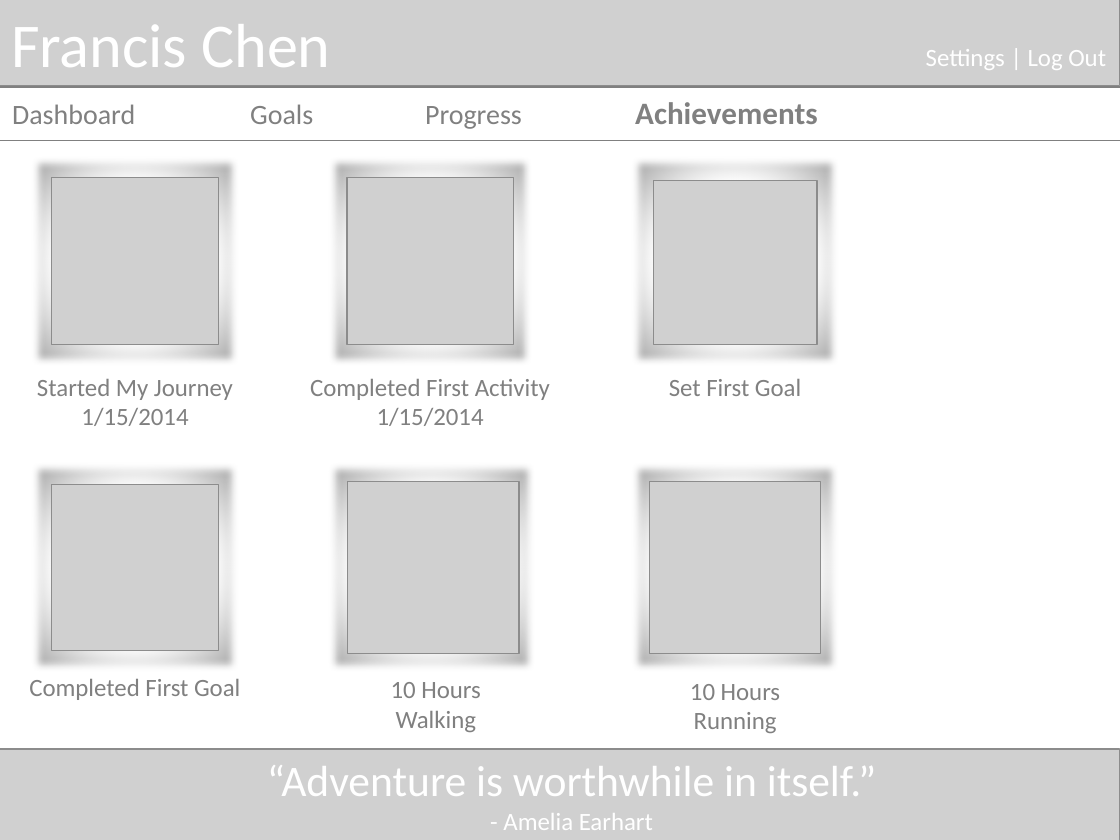
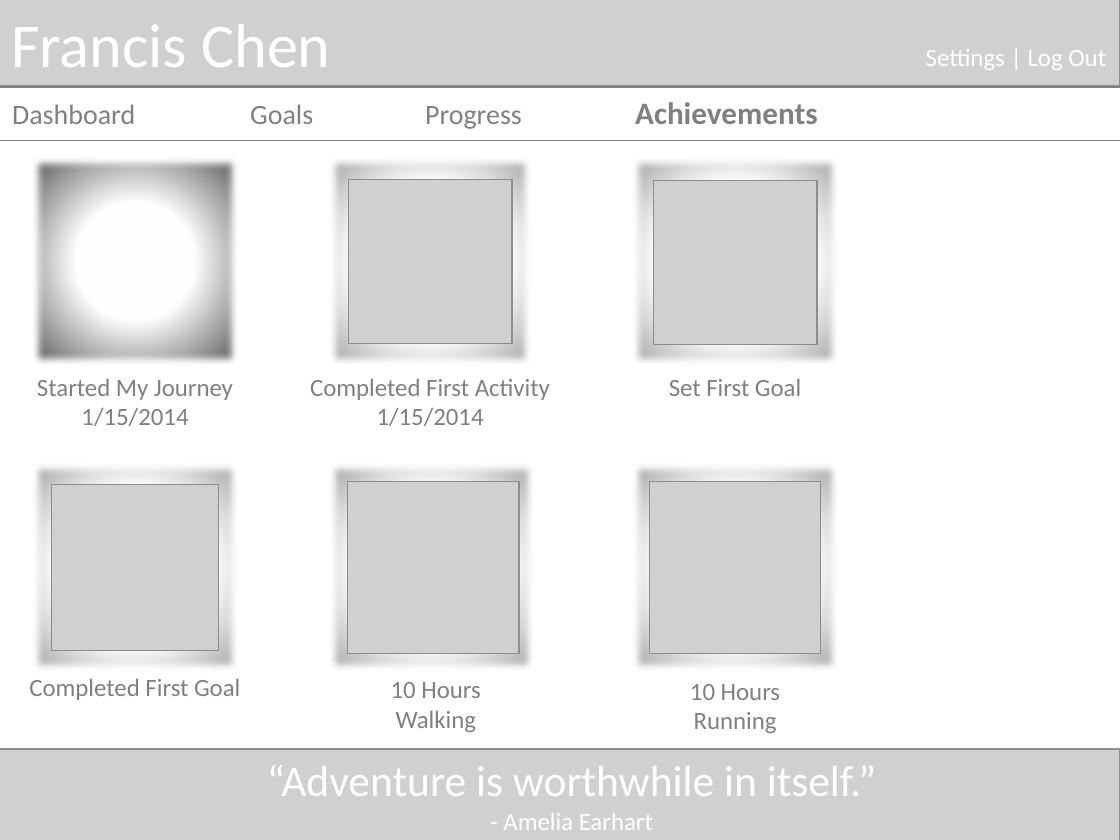
Before and after one commit to fxchen12/AlphaBrosPublic, a slide deck: slide 1 of docs/Mockups/First Draft/Draft Achievements Mockup.pptx. Drawn at 1120x840 pixels with LibreOffice and Linux fonts; fonts in the diff are those of the drawing; grey boxes stand for pictures. Boxes give left, top, right and bottom in pixels: in the first picture for what was removed or moved away, otherwise in the second. Text is boxed around its words. In the diff, an @@ line names an element or a change of style, - is before the commit and + after.

```diff
--- a/docs/Mockups/First Draft/Draft Achievements Mockup.pptx
+++ b/docs/Mockups/First Draft/Draft Achievements Mockup.pptx
@@ rectangle at [32,157,239,366]: fill gradient #FFFFFF to #9C9C9C to gradient #FFFFFF to #525252 @@
@@ picture removed at [52,178,218,345] @@
```
Also in this commit, not shown: 2 other files.
